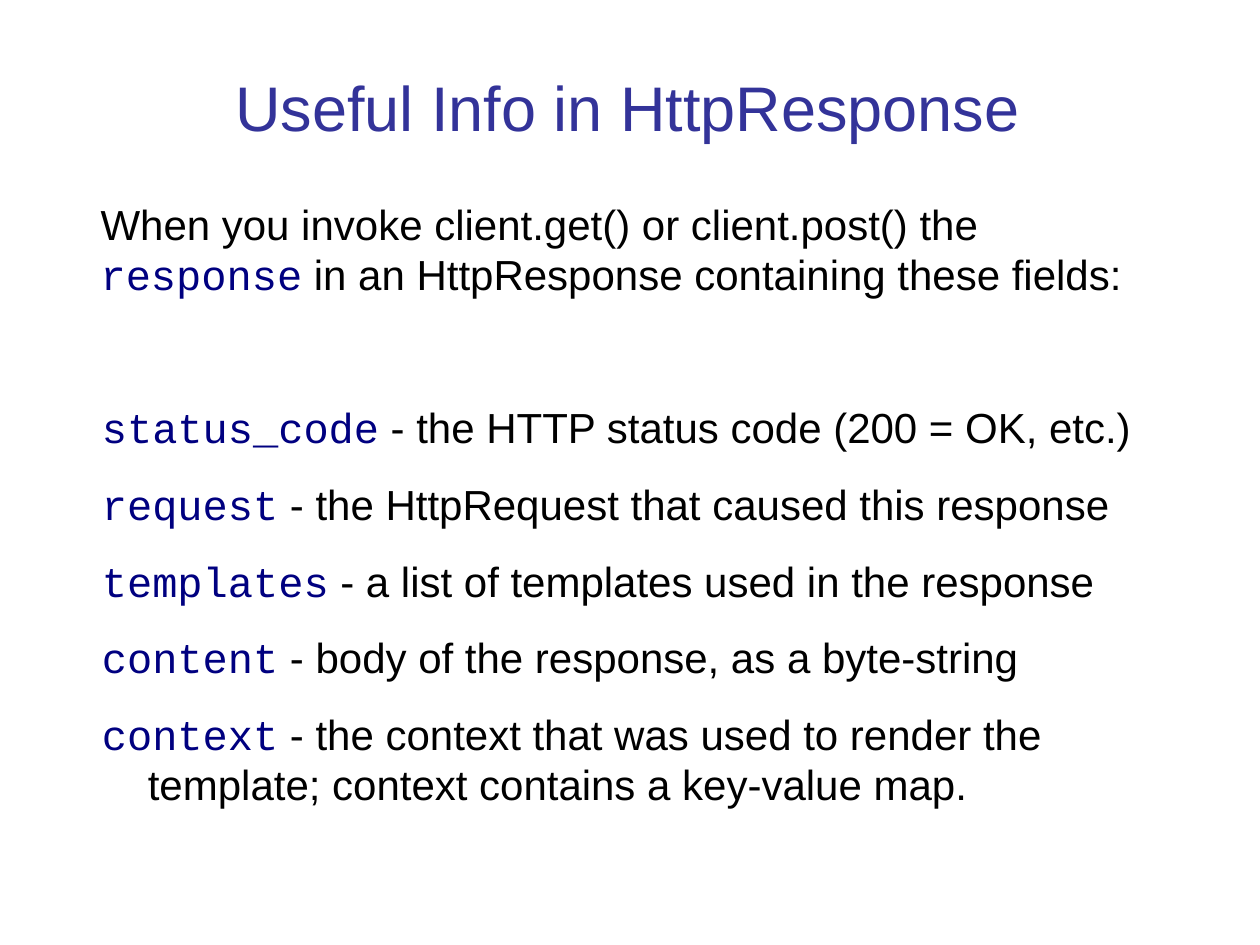
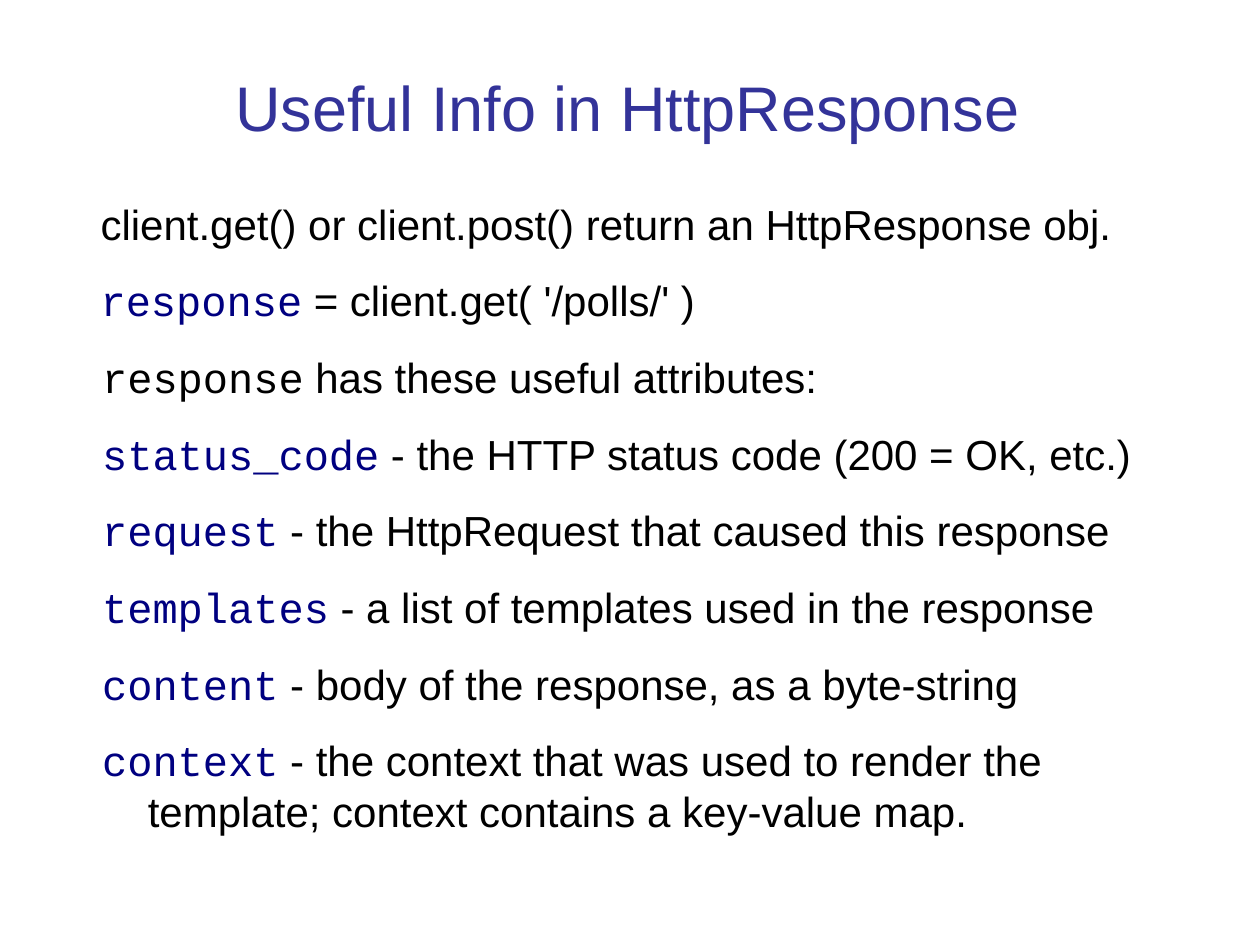
Before and after one commit to cpske/ISP, a slide deck: slide 13 of testing/WebTesting.ppt. Drawn at 1260x945 pixels with LibreOffice and Linux fonts; fonts in the diff are those of the drawing. Boxes give left, top, right and bottom in pixels: in the first picture for what was removed or moved away, otherwise in the second. Text is boxed around its words. In the diff, an @@ line names an element or a change of style, - is before the commit and + after.

```diff
--- a/testing/WebTesting.ppt
+++ b/testing/WebTesting.ppt
@@ text at [101,209,1111,402]: text changed @@
-When you invoke client.get() or client.post() the response in an HttpResponse containing these fields:
+client.get() or client.post() return an HttpResponse obj.
+response = client.get( '/polls/' )
+response has these useful attributes:
```
Also in this commit, not shown: 9 other slides changed, 6 other files.
